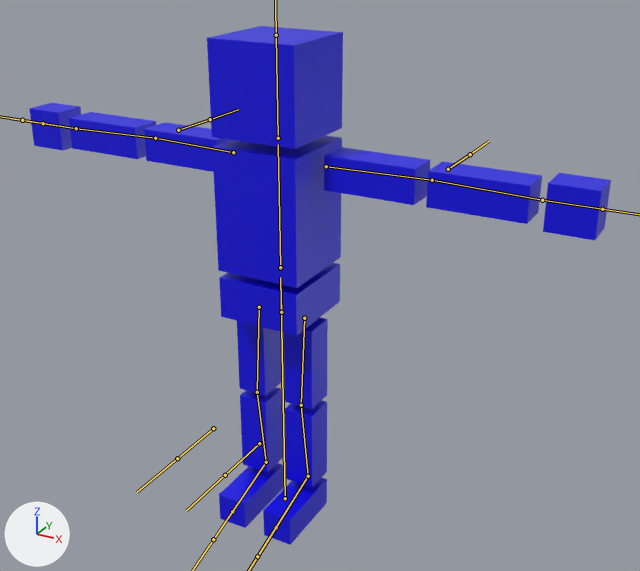
A saved change to the FBX model UnityBlender/Assets/Fbx/Robot1.fbx.
The view is the same before and after, from a camera (50 mm lens) standing at (9.69, -15.78, 8.78) and looking at (1.09, -0.15, 0.97). The axes (+X, +Y, +Z) are drawn at lower left. The lights are the same throughout. The bones that bend it are drawn over the model as lines.
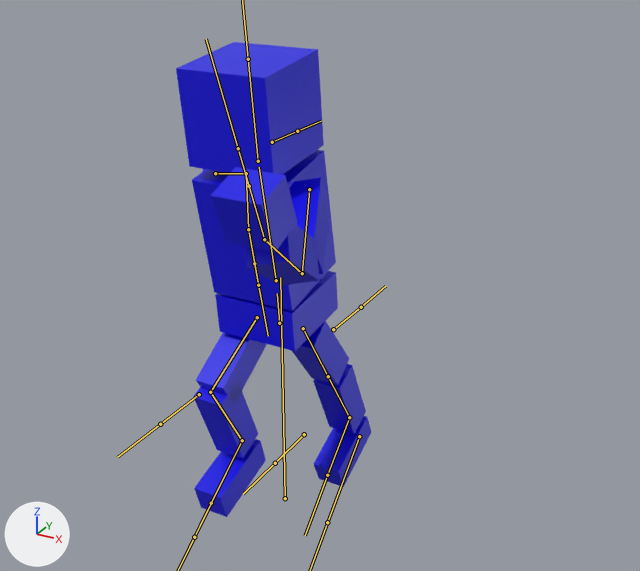
The newer file adds an action. The first version stands in its rest pose; the second is drawn at frame 31 of the action 'Run.001'.

Edits to the scene script, one JSON object a line:
```json
{"block": "bone_hip", "where": "bone_hip = bpy.data.objects['アーマチュア'].pose.bones['Hip']  # child of 'Root'"}
{"op": "set", "path": "bone_hip.location", "old": "(0.0, 0.0, 0.0)", "new": "(0.0, -0.24, 0.08)"}
{"op": "set", "path": "bone_hip.rotation_quaternion", "old": "(1.0, 0.0, 0.0, 0.0)", "new": "(0.999, 0.053, 0.0, 0.0)", "note": "degrees (0, 0, 0) -> degrees (6, 0, 0)"}
{"block": "bone_spine", "where": "bone_spine = bpy.data.objects['アーマチュア'].pose.bones['Spine']  # child of 'Hip'"}
{"op": "set", "path": "bone_spine.rotation_quaternion", "old": "(1.0, 0.0, 0.0, 0.0)", "new": "(0.999, 0.05, 0.0, 0.0)", "note": "degrees (0, 0, 0) -> degrees (6, 0, 0)"}
{"block": "bone_head", "where": "bone_head = bpy.data.objects['アーマチュア'].pose.bones['Head']  # child of 'Spine'"}
{"op": "set", "path": "bone_head.rotation_quaternion", "old": "(1.0, 0.0, 0.0, 0.0)", "new": "(0.999, -0.044, 0.0, 0.0)", "note": "degrees (0, 0, 0) -> degrees (-5, 0, 0)"}
{"block": "bone_arm_l", "where": "bone_arm_l = bpy.data.objects['アーマチュア'].pose.bones['Arm.L']  # child of 'Spine'"}
{"op": "set", "path": "bone_arm_l.rotation_quaternion", "old": "(1.0, 0.0, 0.0, 0.0)", "new": "(0.658, 0.365, -0.476, -0.456)", "note": "degrees (0, 0, 0) -> degrees (73, -17, -82)"}
{"block": "bone_forearm_l", "where": "bone_forearm_l = bpy.data.objects['アーマチュア'].pose.bones['Forearm.L']  # child of 'Arm.L'"}
{"op": "set", "path": "bone_forearm_l.rotation_quaternion", "old": "(1.0, 0.0, 0.0, 0.0)", "new": "(0.892, 0.453, 0.0, 0.0)", "note": "degrees (0, 0, 0) -> degrees (54, 0, 0)"}
{"block": "bone_hand_l", "where": "bone_hand_l = bpy.data.objects['アーマチュア'].pose.bones['Hand.L']  # child of 'Forearm.L'"}
{"op": "set", "path": "bone_hand_l.rotation_quaternion", "old": "(1.0, 0.0, 0.0, 0.0)", "new": "(0.927, 0.318, -0.196, -0.032)", "note": "degrees (0, 0, 0) -> degrees (40, -20, -11)"}
{"block": "bone_arm_r", "where": "bone_arm_r = bpy.data.objects['アーマチュア'].pose.bones['Arm.R']  # child of 'Spine'"}
{"op": "set", "path": "bone_arm_r.rotation_quaternion", "old": "(1.0, 0.0, 0.0, 0.0)", "new": "(0.73, -0.322, -0.367, 0.477)", "note": "degrees (0, 0, 0) -> degrees (-58, -13, 74)"}
{"block": "bone_forearm_r", "where": "bone_forearm_r = bpy.data.objects['アーマチュア'].pose.bones['Forearm.R']  # child of 'Arm.R'"}
{"op": "set", "path": "bone_forearm_r.rotation_quaternion", "old": "(1.0, 0.0, 0.0, 0.0)", "new": "(0.96, 0.281, 0.0, 0.0)", "note": "degrees (0, 0, 0) -> degrees (33, 0, 0)"}
{"block": "bone_hand_r", "where": "bone_hand_r = bpy.data.objects['アーマチュア'].pose.bones['Hand.R']  # child of 'Forearm.R'"}
{"op": "set", "path": "bone_hand_r.rotation_quaternion", "old": "(1.0, 0.0, 0.0, 0.0)", "new": "(0.97, 0.185, 0.047, 0.152)", "note": "degrees (0, 0, 0) -> degrees (22, 2, 18)"}
{"block": "bone_upleg_l", "where": "bone_upleg_l = bpy.data.objects['アーマチュア'].pose.bones['UpLeg.L']  # child of 'Hip'"}
{"op": "set", "path": "bone_upleg_l.rotation_quaternion", "old": "(1.0, 0.0, 0.0, 0.0)", "new": "(0.961, 0.277, 0.0, 0.0)", "note": "degrees (0, 0, 0) -> degrees (32, 0, 0)"}
{"block": "bone_leg_l", "where": "bone_leg_l = bpy.data.objects['アーマチュア'].pose.bones['Leg.L']  # child of 'UpLeg.L'"}
{"op": "set", "path": "bone_leg_l.rotation_quaternion", "old": "(1.0, 0.0, 0.0, 0.0)", "new": "(0.994, -0.111, 0.0, 0.0)", "note": "degrees (0, 0, 0) -> degrees (-13, 0, 0)"}
{"block": "bone_upleg_r", "where": "bone_upleg_r = bpy.data.objects['アーマチュア'].pose.bones['UpLeg.R']  # child of 'Hip'"}
{"op": "set", "path": "bone_upleg_r.rotation_quaternion", "old": "(1.0, 0.0, 0.0, 0.0)", "new": "(0.847, -0.531, 0.0, 0.0)", "note": "degrees (0, 0, 0) -> degrees (-64, 0, 0)"}
{"block": "bone_leg_r", "where": "bone_leg_r = bpy.data.objects['アーマチュア'].pose.bones['Leg.R']  # child of 'UpLeg.R'"}
{"op": "set", "path": "bone_leg_r.rotation_quaternion", "old": "(1.0, 0.0, 0.0, 0.0)", "new": "(0.763, 0.646, 0.0, 0.0)", "note": "degrees (0, 0, 0) -> degrees (80, 0, 0)"}
{"block": "bone_foot_r", "where": "bone_foot_r = bpy.data.objects['アーマチュア'].pose.bones['Foot.R']  # child of 'Leg.R'"}
{"op": "set", "path": "bone_foot_r.rotation_quaternion", "old": "(1.0, 0.0, 0.0, 0.0)", "new": "(0.999, -0.045, 0.0, 0.0)", "note": "degrees (0, 0, 0) -> degrees (-5, 0, 0)"}
```

Changed parts and their boxes [x1, y1, x2, y2] in the pictures (640 x 571 px):
```json
{"object": "Cube", "change": "posed", "before": [29, 26, 611, 545], "after": [176, 42, 371, 517], "on screen": "66% narrower, 8% shorter"}
{"bone": "Hip", "before": "(281, 312) to (280, 281)", "after": "(279, 323) to (277, 293)"}
{"bone": "Spine", "before": "(280, 267) to (278, 144)", "after": "(276, 280) to (259, 167)"}
{"bone": "Head", "before": "(278, 138) to (276, 35)", "after": "(258, 161) to (248, 59)"}
{"bone": "Arm.L", "before": "(326, 166) to (432, 180)", "after": "(309, 189) to (302, 273)"}
{"bone": "Forearm.L", "before": "(432, 180) to (542, 200)", "after": "(302, 273) to (264, 239)"}
{"bone": "Hand.L", "before": "(542, 200) to (602, 209)", "after": "(264, 239) to (249, 186)"}
{"bone": "Arm.R", "before": "(233, 152) to (155, 138)", "after": "(215, 173) to (246, 173)"}
{"bone": "Forearm.R", "before": "(155, 138) to (76, 128)", "after": "(246, 173) to (248, 229)"}
{"bone": "Hand.R", "before": "(76, 128) to (43, 123)", "after": "(248, 229) to (254, 263)"}
{"bone": "UpLeg.L", "before": "(304, 318) to (301, 405)", "after": "(303, 328) to (328, 376)"}
{"bone": "Leg.L", "before": "(301, 405) to (308, 476)", "after": "(328, 376) to (349, 417)"}
{"bone": "UpLeg.R", "before": "(259, 307) to (257, 392)", "after": "(257, 317) to (210, 392)"}
{"bone": "Leg.R", "before": "(257, 392) to (266, 462)", "after": "(210, 392) to (242, 440)"}
{"bone": "Foot.R", "before": "(266, 462) to (232, 511)", "after": "(242, 440) to (211, 503)"}
```
